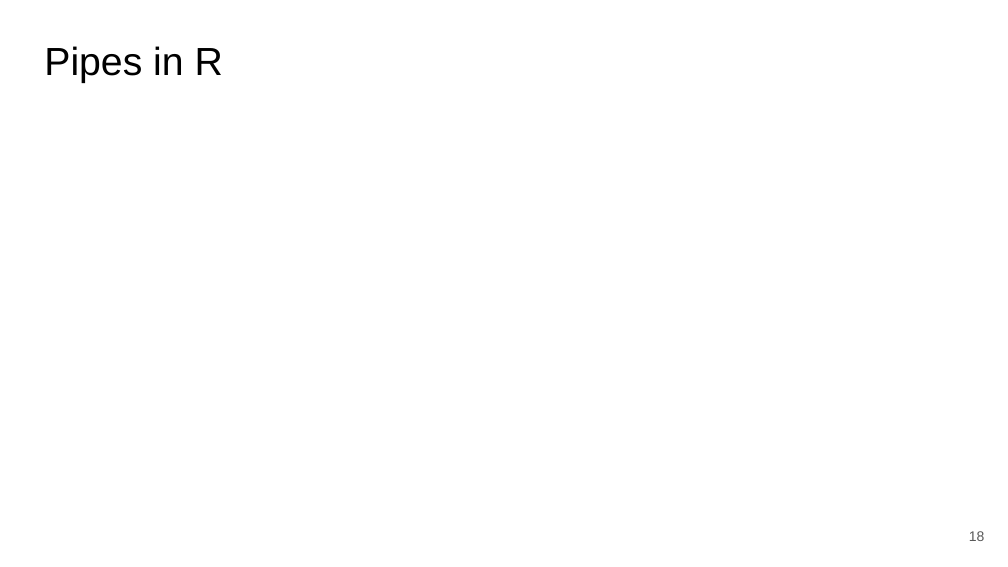
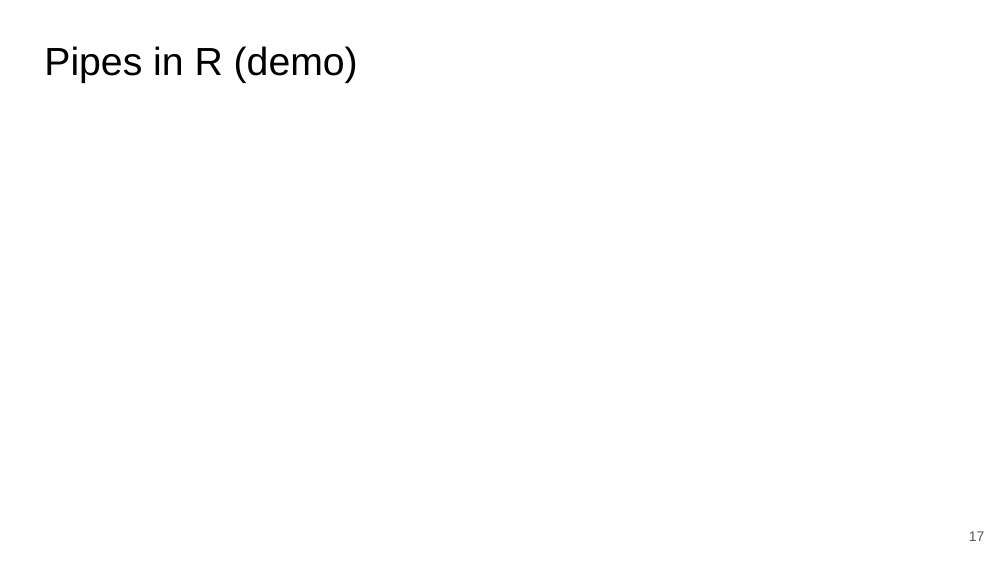
Before and after one commit to SuLab/Applied-Bioinformatics, a slide deck: slide 17 of Lectures/B5.b_R-DESeq2Figs.pptx (slide 18 before the commit). Drawn at 1008x567 pixels with LibreOffice and Linux fonts; fonts in the diff are those of the drawing. Boxes give left, top, right and bottom in pixels: in the first picture for what was removed or moved away, otherwise in the second. Text is boxed around its words. In the diff, an @@ line names an element or a change of style, - is before the commit and + after.

```diff
--- a/Lectures/B5.b_R-DESeq2Figs.pptx
+++ b/Lectures/B5.b_R-DESeq2Figs.pptx
@@ title at [44,46,358,83]: text changed @@
-Pipes in R
+Pipes in R (demo)
@@ page number at [969,531,985,541]: text changed @@
-18
+17
```
Also in this commit, not shown: 4 other slides changed, 1 slide removed, 3 other files.
